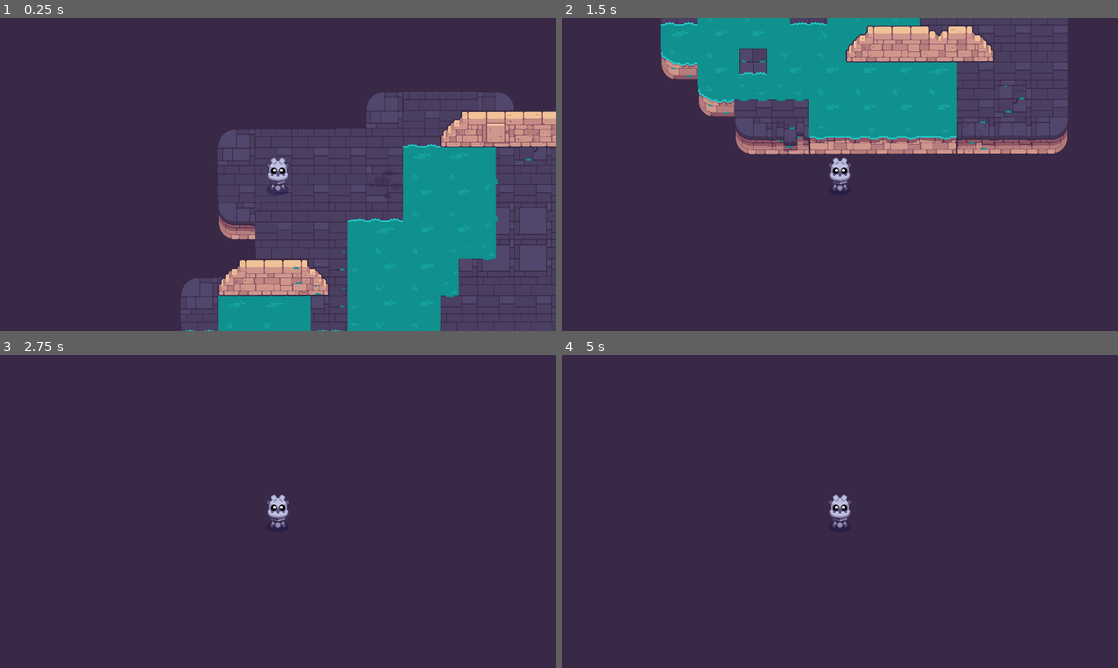
Above: before the commit, frames 1-4 (two rows, left to right).
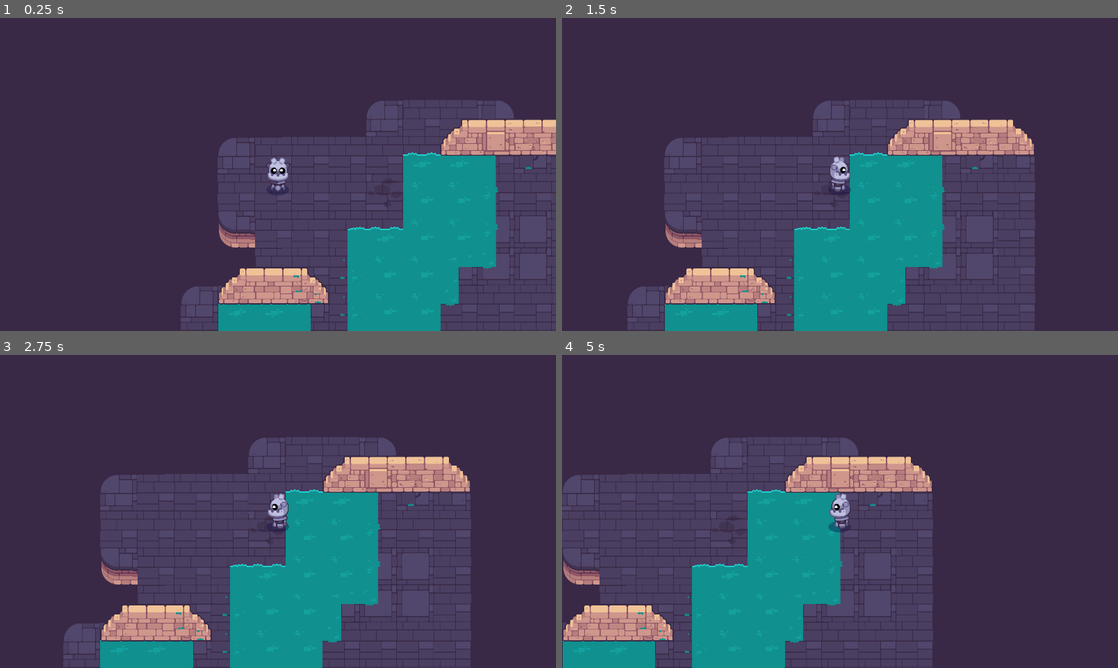
Above: after the commit, the same moments.

Repository: yokitann/Path-of-Sorcerers-Game-
Game: Godot game, scene res://game.tscn
The game is run twice, just before and just after one commit, with the same random seed, the same clock (stepped at 60 frames per second) and the same inputs. The project has no main scene, so this scene is started directly.
Inputs (mouse positions are in pixels of both pictures, inside the frame that each line leads up to):
- Up to frame 1 (0.25 s): no input
- Up to frame 2 (1.5 s): tap Enter (ui_accept) at 0.5, 0.6, 0.77, 1.07 s; move the mouse to (962, 158) at 0.52 s; hold Right (ui_right) from 0.53 s (still down); click (962, 158) at 0.67 s; move the mouse to (728, 190) at 1.27 s; tap Space at 1.35 s
- Up to frame 3 (2.75 s): tap Enter (ui_accept) at 1.52, 1.55, 1.82, 2.3 s; move the mouse to (333, 442) at 2.02 s; release Right (ui_right) at 2.03 s; hold Left (ui_left) from 2.03 s (still down); tap Z at 2.1 s
- Up to frame 4 (5 s): move the mouse to (812, 574) at 2.77 s; release Left (ui_left) at 2.78 s; hold Right (ui_right) 2.78-4.28 s; tap Enter (ui_accept) at 2.85, 3.02, 3.32, 3.77, 3.8, 4.07, 4.52, 4.55, 4.82 s; click (812, 574) at 2.92 s; move the mouse to (1006, 558) at 3.52 s; tap Space at 3.6 s; move the mouse to (673, 464) at 4.27 s; hold Left (ui_left) from 4.28 s (still down); tap Z at 4.35 s

The runs differ from the first frame. In frame 1, 8.8% of the frame differs, in the area x 32-100%, y 23-100%; in frame 2, 60%, in the area x 11-91%, y 0-100%; in frame 3, 39%; in frame 4, 39%.

Commit message:
L4 finished

Diff:
--- a/M10.twin_stick_workbook/game.tscn
+++ b/M10.twin_stick_workbook/game.tscn
@@ -1,8 +1,7 @@
-[gd_scene load_steps=4 format=3 uid="uid://x6xmxnb6itjb"]
+[gd_scene load_steps=3 format=3 uid="uid://x6xmxnb6itjb"]
 
 [ext_resource type="PackedScene" uid="uid://cu2rb5dl4ljte" path="res://levels/rooms/room_a.tscn" id="1_ere0q"]
 [ext_resource type="PackedScene" uid="uid://s7k716qf814e" path="res://player.tscn" id="2_ms2k1"]
-[ext_resource type="Script" path="res://player.gd" id="3_16hfd"]
 
 [node name="Game" type="Node2D"]
 
@@ -11,4 +10,3 @@
 
 [node name="Player" parent="." instance=ExtResource("2_ms2k1")]
 position = Vector2(336, 254)
-script = ExtResource("3_16hfd")
--- a/M10.twin_stick_workbook/player.gd
+++ b/M10.twin_stick_workbook/player.gd
@@ -1,25 +1,11 @@
 extends CharacterBody2D
 
-
-const SPEED = 300.0
-const JUMP_VELOCITY = -400.0
-
+@export var speed := 460.0
+@export var steering_factor := 10.0
 
 func _physics_process(delta: float) -> void:
-	# Add the gravity.
-	if not is_on_floor():
-		velocity += get_gravity() * delta
-
-	# Handle jump.
-	if Input.is_action_just_pressed("ui_accept") and is_on_floor():
-		velocity.y = JUMP_VELOCITY
-
-	# Get the input direction and handle the movement/deceleration.
-	# As good practice, you should replace UI actions with custom gameplay actions.
-	var direction := Input.get_axis("ui_left", "ui_right")
-	if direction:
-		velocity.x = direction * SPEED
-	else:
-		velocity.x = move_toward(velocity.x, 0, SPEED)
-
+	var move_direction := Input.get_vector("move_left", "move_right", "move_up", "move_down")
+	var desired_velocity := speed * move_direction
+	var steering := desired_velocity - velocity
+	velocity += steering * steering_factor * delta
 	move_and_slide()
--- a/M10.twin_stick_workbook/player.tscn
+++ b/M10.twin_stick_workbook/player.tscn
@@ -1,16 +1,20 @@
-[gd_scene load_steps=4 format=3 uid="uid://s7k716qf814e"]
+[gd_scene load_steps=6 format=3 uid="uid://s7k716qf814e"]
 
 [ext_resource type="Texture2D" uid="uid://bw03btxpkxde4" path="res://player/godot_bottom.png" id="1_caxqc"]
+[ext_resource type="Script" path="res://player.gd" id="1_ews0n"]
 [ext_resource type="PackedScene" path="res://common/shadow.tscn" id="2_hk6ot"]
+[ext_resource type="Script" path="res://sprite_2d.gd" id="3_4sf1a"]
 
 [sub_resource type="CircleShape2D" id="CircleShape2D_mc3cg"]
 radius = 22.0
 
 [node name="Player" type="CharacterBody2D"]
 motion_mode = 1
+script = ExtResource("1_ews0n")
 
 [node name="Sprite2D" type="Sprite2D" parent="."]
 texture = ExtResource("1_caxqc")
+script = ExtResource("3_4sf1a")
 
 [node name="CollisionShape2D" type="CollisionShape2D" parent="."]
 position = Vector2(-1, 38)
--- a/M10.twin_stick_workbook/project.godot
+++ b/M10.twin_stick_workbook/project.godot
@@ -71,6 +71,30 @@
 , Object(InputEventKey,"resource_local_to_scene":false,"resource_name":"","device":0,"window_id":0,"alt_pressed":false,"shift_pressed":false,"ctrl_pressed":false,"meta_pressed":false,"pressed":false,"keycode":83,"physical_keycode":0,"key_label":0,"unicode":0,"location":0,"echo":false,"script":null)
 ]
 }
+move_up={
+"deadzone": 0.5,
+"events": [Object(InputEventKey,"resource_local_to_scene":false,"resource_name":"","device":-1,"window_id":0,"alt_pressed":false,"shift_pressed":false,"ctrl_pressed":false,"meta_pressed":false,"pressed":false,"keycode":0,"physical_keycode":4194320,"key_label":0,"unicode":0,"location":0,"echo":false,"script":null)
+, Object(InputEventKey,"resource_local_to_scene":false,"resource_name":"","device":-1,"window_id":0,"alt_pressed":false,"shift_pressed":false,"ctrl_pressed":false,"meta_pressed":false,"pressed":false,"keycode":0,"physical_keycode":87,"key_label":0,"unicode":119,"location":0,"echo":false,"script":null)
+]
+}
+move_down={
+"deadzone": 0.5,
+"events": [Object(InputEventKey,"resource_local_to_scene":false,"resource_name":"","device":-1,"window_id":0,"alt_pressed":false,"shift_pressed":false,"ctrl_pressed":false,"meta_pressed":false,"pressed":false,"keycode":0,"physical_keycode":4194322,"key_label":0,"unicode":0,"location":0,"echo":false,"script":null)
+, Object(InputEventKey,"resource_local_to_scene":false,"resource_name":"","device":-1,"window_id":0,"alt_pressed":false,"shift_pressed":false,"ctrl_pressed":false,"meta_pressed":false,"pressed":false,"keycode":0,"physical_keycode":83,"key_label":0,"unicode":115,"location":0,"echo":false,"script":null)
+]
+}
+move_left={
+"deadzone": 0.5,
+"events": [Object(InputEventKey,"resource_local_to_scene":false,"resource_name":"","device":-1,"window_id":0,"alt_pressed":false,"shift_pressed":false,"ctrl_pressed":false,"meta_pressed":false,"pressed":false,"keycode":0,"physical_keycode":4194319,"key_label":0,"unicode":0,"location":0,"echo":false,"script":null)
+, Object(InputEventKey,"resource_local_to_scene":false,"resource_name":"","device":-1,"window_id":0,"alt_pressed":false,"shift_pressed":false,"ctrl_pressed":false,"meta_pressed":false,"pressed":false,"keycode":0,"physical_keycode":65,"key_label":0,"unicode":97,"location":0,"echo":false,"script":null)
+]
+}
+move_right={
+"deadzone": 0.5,
+"events": [Object(InputEventKey,"resource_local_to_scene":false,"resource_name":"","device":-1,"window_id":0,"alt_pressed":false,"shift_pressed":false,"ctrl_pressed":false,"meta_pressed":false,"pressed":false,"keycode":0,"physical_keycode":4194321,"key_label":0,"unicode":0,"location":0,"echo":false,"script":null)
+, Object(InputEventKey,"resource_local_to_scene":false,"resource_name":"","device":-1,"window_id":0,"alt_pressed":false,"shift_pressed":false,"ctrl_pressed":false,"meta_pressed":false,"pressed":false,"keycode":0,"physical_keycode":68,"key_label":0,"unicode":100,"location":0,"echo":false,"script":null)
+]
+}
 
 [layer_names]
 
--- /dev/null
+++ b/M10.twin_stick_workbook/sprite_2d.gd
@@ -0,0 +1,31 @@
+extends Sprite2D
+
+const sprite_right := preload("res://player/godot_right.png")
+const sprite_bottom_right := preload("res://player/godot_bottom_right.png") #left
+const sprite_bottom := preload("res://player/godot_bottom.png")
+const sprite_up := preload("res://player/godot_up.png")
+const sprite_up_right := preload("res://player/godot_up_right.png")
+
+const up_right = Vector2.UP + Vector2.RIGHT
+const up_left = Vector2.UP + Vector2.LEFT
+const down_right = Vector2.DOWN + Vector2.RIGHT
+const down_left = Vector2.DOWN + Vector2.LEFT
+
+func _process(delta: float) -> void:
+	var move_direction := Input.get_vector("move_left", "move_right", "move_up", "move_down")
+
+	var direction_movement := move_direction.sign()
+
+	match direction_movement:
+		Vector2.RIGHT, Vector2.LEFT:
+			texture = sprite_right
+		Vector2.UP:
+			texture = sprite_up
+		Vector2.DOWN:
+			texture = sprite_bottom
+		up_right, up_left:
+			texture = sprite_up_right
+		down_right, down_left:
+			texture = sprite_bottom_right
+	if direction_movement.length() > 0.0:
+		flip_h = direction_movement.x < 0.0
